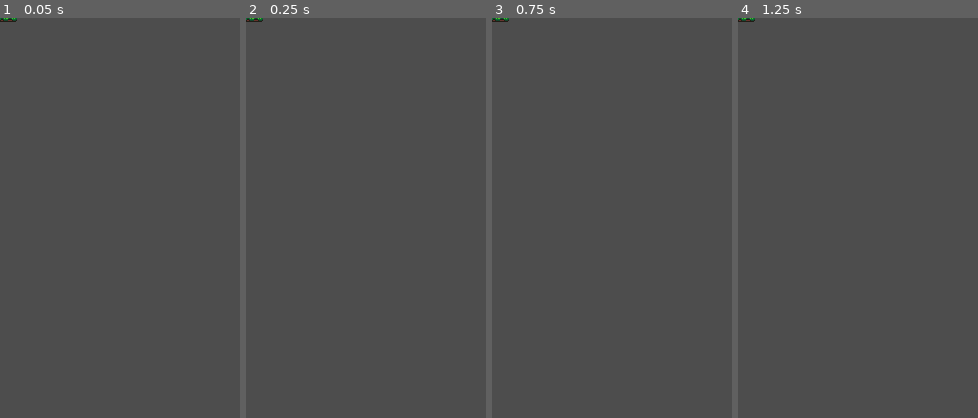
Above: before the commit, frames 1-4 (left to right).
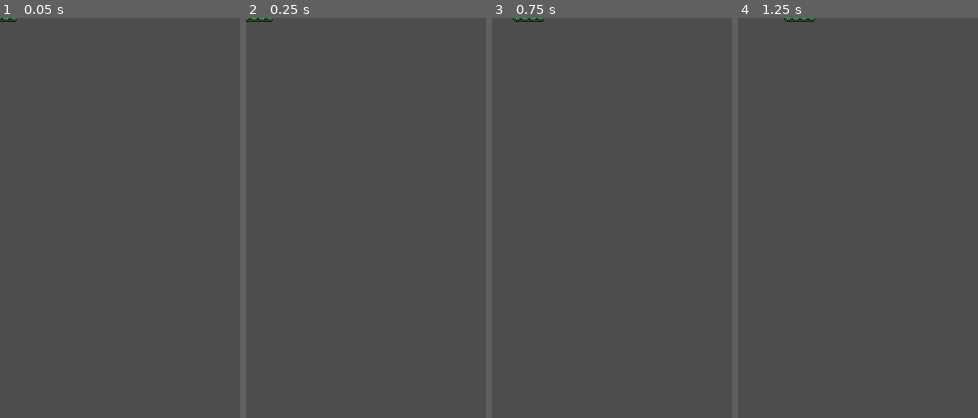
Above: after the commit, the same moments.

Repository: stefko-jam/Game_Jam
Game: Godot game, scene res://scenes/platform_moving.tscn
The game is run twice, just before and just after one commit, with the same random seed, the same clock (stepped at 60 frames per second) and the same inputs. This scene is started directly instead of the project's main scene.
Inputs:
- Up to frame 1 (0.05 s): no input
- Up to frame 2 (0.25 s): no input
- Up to frame 3 (0.75 s): tap Enter at 0.5 s; hold D (right) from 0.53 s (still down)
- Up to frame 4 (1.25 s): keep holding D (right)
The pictures show only the part of the screen within x 0-50%, y 0-50%; the shares and areas given below are measured in that part.

Frame 1 is identical in both runs. In frame 2, less than 0.1% of the frame differs, in the area x 0-12%, y 0-1%; in frame 3, 0.2%, in the area x 0-22%, y 0-1%; in frame 4, 0.2%.

Commit message:
Fix tiles movement

Diff:
--- a/scripts/platform_moving.gd
+++ b/scripts/platform_moving.gd
@@ -16,10 +16,10 @@
 	handleDirectionChange();
 
 func updatePosition(delta):
-	position.x = direction * move_speed * delta;
+	position.x += direction * move_speed * delta;
 
 func handleDirectionChange():
-	if position.x> start_x + move_distance:
+	if position.x > start_x + move_distance:
 		direction = -1
 	elif position.x < start_x - move_distance:
 		direction = 1
